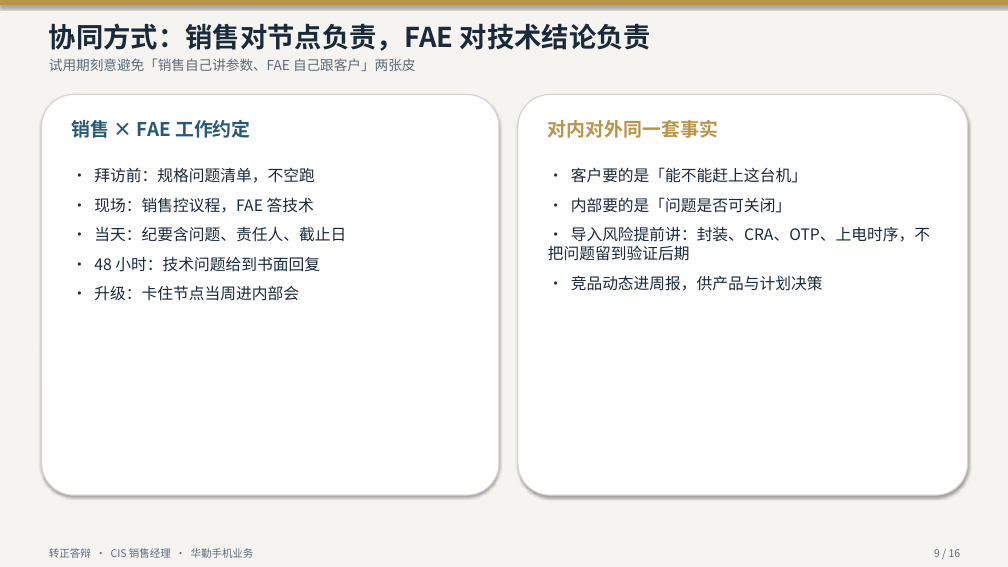
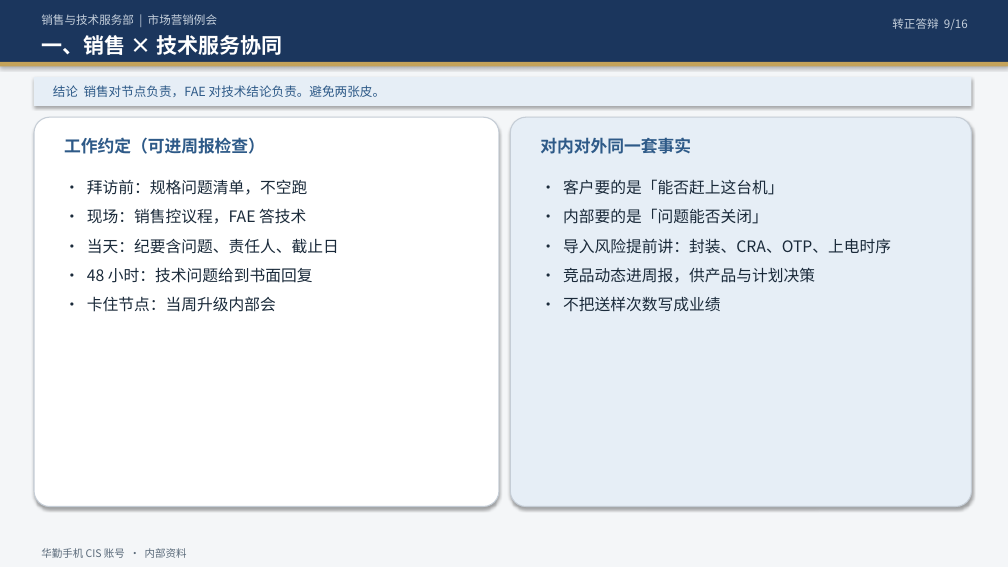
Before and after one commit to ChrisXiaoSu/git20260729, a slide deck: slide 9 of CIS销售经理-华勤手机业务-转正答辩.pptx. Drawn at 1008x567 pixels with LibreOffice and Linux fonts; fonts in the diff are those of the drawing. Boxes give left, top, right and bottom in pixels: in the first picture for what was removed or moved away, otherwise in the second. Text is boxed around its words. In the diff, an @@ line names an element or a change of style, - is before the commit and + after.

```diff
--- a/CIS销售经理-华勤手机业务-转正答辩.pptx
+++ b/CIS销售经理-华勤手机业务-转正答辩.pptx
@@ rectangle at [0, 0, 1008, 567]: fill #F6F4F1 to #F4F6F8 @@
@@ rectangle: place and size @@
-rectangle at [0, 0, 1008, 5]
+rectangle at [0, 0, 1008, 62]
@@ rectangle at [0, 0, 1008, 62]: fill #B8954A to #1B365D @@
@@ text at [41, 14, 217, 25]: text changed; size 13 to 11 pt; text colour #5C6B7A to #C5D0DC @@
-试用期刻意避免「销售自己讲参数、FAE 自己跟客户」两张皮
+销售与技术服务部 | 市场营销例会
@@ text at [892, 18, 968, 30]: text changed; size 10 to 11 pt; text colour #5C6B7A to #C5D0DC @@
-9 / 16
+转正答辩 9/16
@@ text at [41, 35, 282, 55]: text changed; size 10 to 20 pt; text colour #5C6B7A to #FFFFFF; bold on @@
-转正答辩 · CIS 销售经理 · 华勤手机业务
+一、销售 × 技术服务协同
@@ rectangle added at [0, 62, 1008, 67], fill #C4A35A @@
@@ rectangle added at [34, 77, 972, 106], fill #E6EEF6 @@
@@ text at [53, 85, 385, 97]: text changed; size 26 to 12 pt; text colour #1B2A3A to #2E5A88; bold off @@
-协同方式：销售对节点负责，FAE 对技术结论负责
+结论 销售对节点负责，FAE 对技术结论负责。避免两张皮。
@@ rounded rectangle: place and size @@
-rounded rectangle at [518, 95, 968, 495]
+rounded rectangle at [34, 117, 499, 507]
@@ rounded rectangle at [34, 117, 499, 507]: outline #D8D3CB 1 pt to #C5CDD6 1 pt; proportions changed @@
@@ rounded rectangle removed at [42, 95, 499, 495] @@
@@ rounded rectangle added at [510, 117, 972, 507], fill #E6EEF6, outline #C5CDD6 1 pt @@
@@ text at [64, 137, 265, 154]: text changed; size 18 to 16 pt; text colour #2A5A73 to #2E5A88 @@
-销售 × FAE 工作约定
+工作约定（可进周报检查）
@@ text "对内对外同一套事实": place and size @@
-text "对内对外同一套事实" at [548, 120, 718, 138]
+text "对内对外同一套事实" at [540, 137, 691, 154]
@@ text "对内对外同一套事实" at [540, 137, 691, 154]: size 18 to 16 pt, text colour #B8954A to #2E5A88; less space between paragraphs @@
@@ text "· 拜访前：规格问题清单，不空跑": place and size @@
-text "· 拜访前：规格问题清单，不空跑" at [94, 167, 346, 301]
+text "· 拜访前：规格问题清单，不空跑" at [87, 179, 339, 312]
@@ text at [87, 179, 339, 283]: text colour #1B2A3A to #1A2A3A in "· 拜访前：规格问题清单，不空跑", "· 现场：销售控议程，FAE 答技术", "· 当天：纪要含问题、责任人、截止日", "· 48 小时：技术问题给到书面回复" @@
@@ text "· 客户要的是「能否赶上这台机」": place and size @@
-text "· 客户要的是「能否赶上这台机」" at [548, 167, 930, 291]
+text "· 客户要的是「能否赶上这台机」" at [563, 179, 891, 312]
@@ text at [563, 179, 891, 254]: text changed; text colour #1B2A3A to #1A2A3A @@
-· 客户要的是「能不能赶上这台机」
-· 内部要的是「问题是否可关闭」
-· 导入风险提前讲：封装、CRA、OTP、上电时序，不把问题留到验证后期
+· 客户要的是「能否赶上这台机」
+· 内部要的是「问题能否关闭」
+· 导入风险提前讲：封装、CRA、OTP、上电时序
@@ text at [563, 267, 815, 283]: text colour #1B2A3A to #1A2A3A in "· 竞品动态进周报，供产品与计划决策" @@
@@ text at [87, 296, 276, 312]: text changed; text colour #1B2A3A to #1A2A3A @@
-· 升级：卡住节点当周进内部会
+· 卡住节点：当周升级内部会
@@ text at [563, 296, 720, 312]: paragraph added @@
+· 不把送样次数写成业绩
@@ text added at [41, 548, 187, 558], 10 pt, text #5A6A7A @@
+华勤手机 CIS 账号 · 内部资料
```
Also in this commit, not shown: 13 other slides changed, 2 slides added, 2 slides removed, 3 other files.
